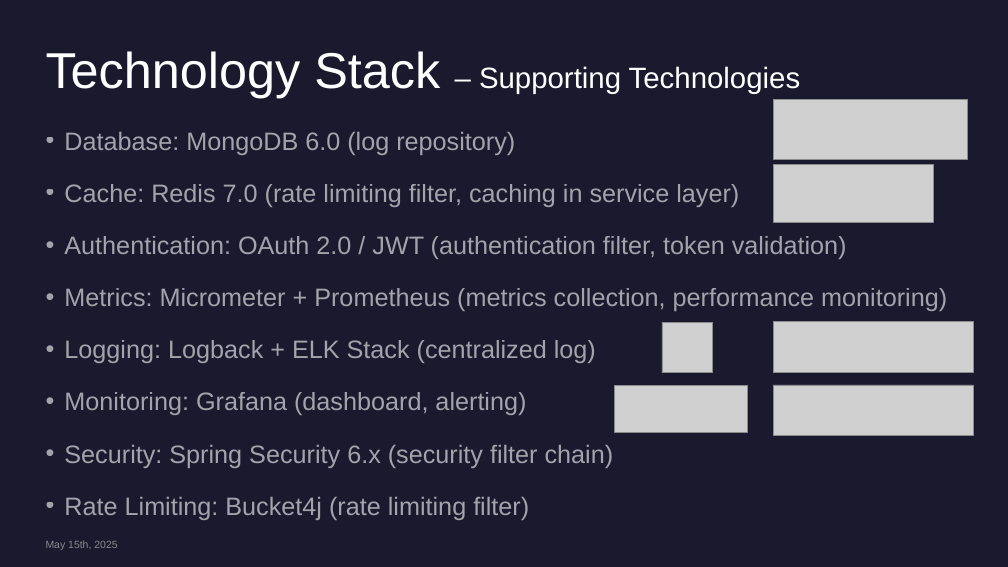
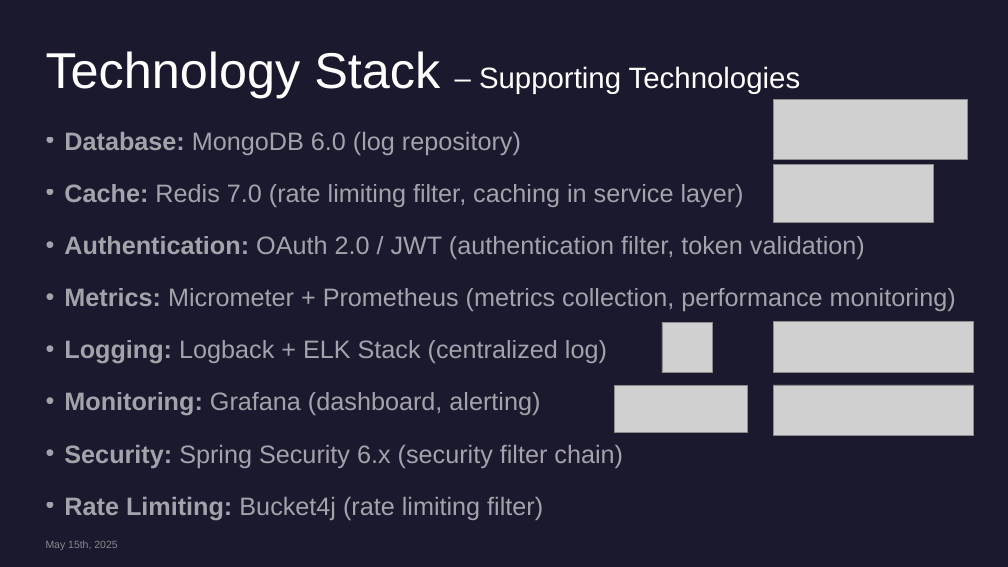
Before and after one commit to sergiosaraiva/number-verification-service, a slide deck: slide 16 of docs/Number Verification Microservice.pptx. Drawn at 1008x567 pixels with LibreOffice and Linux fonts; fonts in the diff are those of the drawing; grey boxes stand for pictures. Boxes give left, top, right and bottom in pixels: in the first picture for what was removed or moved away, otherwise in the second. Text is boxed around its words. In the diff, an @@ line names an element or a change of style, - is before the commit and + after.

Commit message:
initial implementation of Number Verification Service

```diff
--- a/docs/Number Verification Microservice.pptx
+++ b/docs/Number Verification Microservice.pptx
@@ text "Database: MongoDB 6.0 (log repository)" at bbox=[64, 132, 956, 520]: bold on in "Database:", "Cache:", "Authentication:", "Metrics:" and 4 more places @@
```
Also in this commit, not shown: 7 other slides changed.
